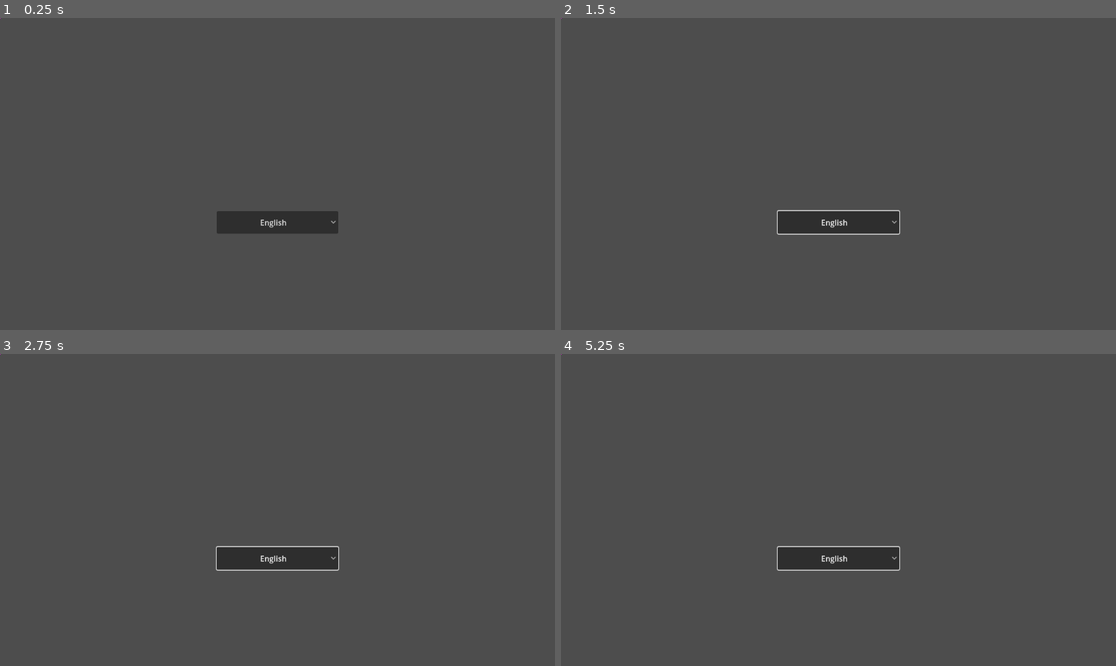
Above: before the commit, frames 1-4 (two rows, left to right).
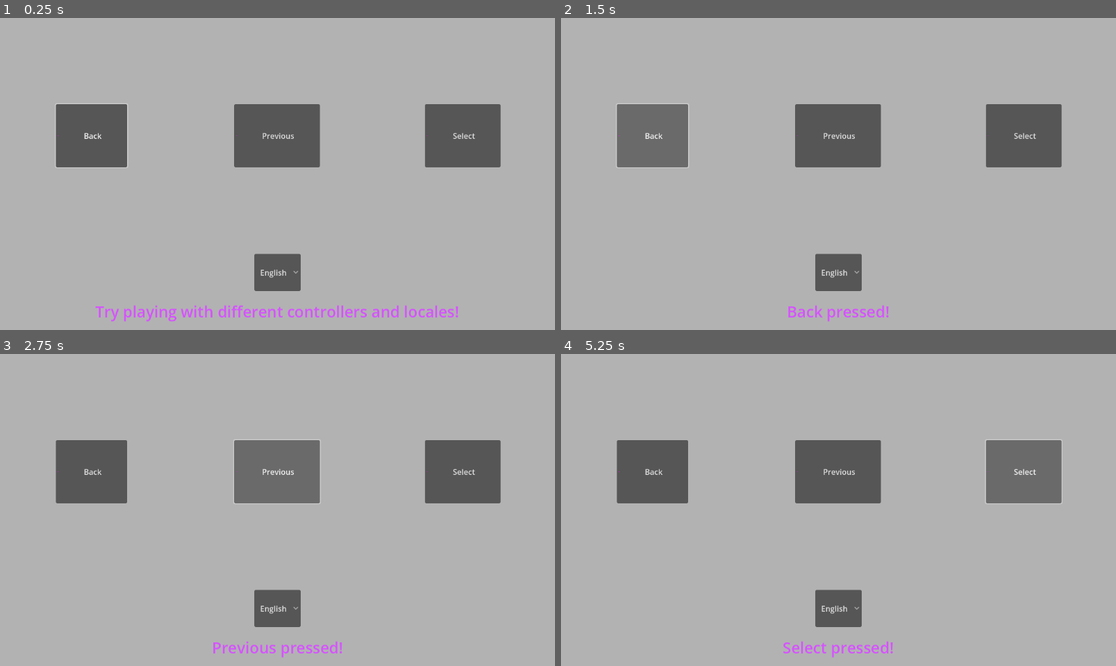
Above: after the commit, the same moments.

Repository: TechnoPorg/KeyPromptTexture
Game: Godot game, scene res://demo/demo_main.tscn
Same seed, same stepped clock (60 frames per second), same inputs: the game is played once before the commit and once after it.
Inputs (mouse positions are in pixels of both pictures, inside the frame that each line leads up to):
- Up to frame 1 (0.25 s): no input
- Up to frame 2 (1.5 s): click "English" at 0.5 s; click (649, 136) at 1.25 s, where only the run after the commit has a clickable "Back"
- Up to frame 3 (2.75 s): click (277, 472) at 2 s, where only the run after the commit has a clickable "Previous"
- Up to frame 4 (5.25 s): click (1021, 472) at 2.75 s, where only the run after the commit has a clickable "Select"; click "English" at 3.5 s; click (838, 472) at 4.25 s, where only the run after the commit has a clickable "Previous"; click (1021, 472) at 5 s, where only the run after the commit has a clickable "Select"

The runs differ from the first frame. In frame 1, 91% of the frame differs, in the area x 0-100%, y 0-100%; in frame 2, 93%; in frame 3, 94%; in frame 4, 93%.

Commit message:
Add working demo
This has 3 basic buttons with the default prompt icons shipped in the plugin.
It also demonstrates basic localization remapping.

Diff:
--- a/demo/demo_main.gd
+++ b/demo/demo_main.gd
@@ -1,9 +1,31 @@
 extends Control
 
-# Called when the node enters the scene tree for the first time.
+const BUTTON_PRESSED_TEXT = "%s pressed!"
+
 func _ready():
-	pass
+	%Back.grab_focus()
+	%Back.pressed.connect(%Info.set_text.bind(BUTTON_PRESSED_TEXT % "Back"))
+	%Previous.pressed.connect(%Info.set_text.bind(BUTTON_PRESSED_TEXT % "Previous"))
+	%Select.pressed.connect(%Info.set_text.bind(BUTTON_PRESSED_TEXT % "Select"))
 
-# Called every frame. 'delta' is the elapsed time since the previous frame.
-func _process(delta):
-	pass
+func _input(event : InputEvent):
+	if event is InputEventJoypadButton and event.pressed:
+		match(event.button_index):
+			JOY_BUTTON_BACK:
+				%Back.grab_focus()
+				%Back.emit_signal(&"pressed")
+			JOY_BUTTON_LEFT_SHOULDER:
+				%Previous.grab_focus()
+				%Previous.emit_signal(&"pressed")
+			JOY_BUTTON_A:
+				%Select.grab_focus()
+				%Select.emit_signal(&"pressed")
+
+func change_locale(idx : int):
+	match(idx):
+		0:
+			TranslationServer.set_locale("en")
+		1:
+			TranslationServer.set_locale("de")
+		2:
+			TranslationServer.set_locale("zh")
--- a/demo/demo_main.tscn
+++ b/demo/demo_main.tscn
@@ -1,13 +1,29 @@
-[gd_scene load_steps=4 format=3 uid="uid://bw11oonun65fd"]
+[gd_scene load_steps=7 format=3 uid="uid://bw11oonun65fd"]
 
 [ext_resource type="Script" path="res://demo/demo_main.gd" id="1_6n0kj"]
 [ext_resource type="Script" path="res://addons/key_prompt_texture/key_prompt_texture.gd" id="2_mlsfy"]
 
-[sub_resource type="Texture2D" id="Texture2D_885g8"]
+[sub_resource type="Texture2D" id="Texture2D_42ltb"]
 resource_local_to_scene = false
 resource_name = ""
 script = ExtResource("2_mlsfy")
-button = 14
+button = 4
+
+[sub_resource type="Texture2D" id="Texture2D_rvbts"]
+resource_local_to_scene = false
+resource_name = ""
+script = ExtResource("2_mlsfy")
+button = 9
+
+[sub_resource type="Texture2D" id="Texture2D_uo3wn"]
+resource_local_to_scene = false
+resource_name = ""
+script = ExtResource("2_mlsfy")
+button = 0
+
+[sub_resource type="LabelSettings" id="LabelSettings_ubaw8"]
+font_size = 32
+font_color = Color(0.839216, 0.32549, 1, 1)
 
 [node name="demo_main" type="Control"]
 layout_mode = 3
@@ -18,31 +34,64 @@
 grow_vertical = 2
 script = ExtResource("1_6n0kj")
 
-[node name="VSplitContainer" type="VSplitContainer" parent="."]
+[node name="Split" type="VSplitContainer" parent="."]
 layout_mode = 1
 anchors_preset = 15
 anchor_right = 1.0
 anchor_bottom = 1.0
 grow_horizontal = 2
 grow_vertical = 2
+split_offset = 490
 dragger_visibility = 2
 
-[node name="HBoxContainer" type="HBoxContainer" parent="VSplitContainer"]
+[node name="Buttons Vertical" type="VBoxContainer" parent="Split"]
+layout_mode = 2
+alignment = 1
+
+[node name="Buttons Horizontal" type="HBoxContainer" parent="Split/Buttons Vertical"]
 layout_mode = 2
 
-[node name="TextureRect" type="TextureRect" parent="VSplitContainer/HBoxContainer"]
+[node name="Back" type="Button" parent="Split/Buttons Vertical/Buttons Horizontal"]
+unique_name_in_owner = true
+custom_minimum_size = Vector2(148, 131)
 layout_mode = 2
-texture = SubResource("Texture2D_885g8")
+size_flags_horizontal = 6
+focus_neighbor_left = NodePath("../Select")
+focus_neighbor_right = NodePath("../Previous")
+focus_neighbor_bottom = NodePath("../../../MarginContainer/Language Picker")
+text = "Back"
+icon = SubResource("Texture2D_42ltb")
 
-[node name="MarginContainer" type="MarginContainer" parent="VSplitContainer"]
+[node name="Previous" type="Button" parent="Split/Buttons Vertical/Buttons Horizontal"]
+unique_name_in_owner = true
+custom_minimum_size = Vector2(178, 131)
 layout_mode = 2
-theme_override_constants/margin_left = 450
-theme_override_constants/margin_top = 400
-theme_override_constants/margin_right = 450
-theme_override_constants/margin_bottom = 200
+size_flags_horizontal = 6
+focus_neighbor_left = NodePath("../Back")
+focus_neighbor_right = NodePath("../Select")
+focus_neighbor_bottom = NodePath("../../../MarginContainer/Language Picker")
+text = "Previous"
+icon = SubResource("Texture2D_rvbts")
 
-[node name="Language Picker" type="OptionButton" parent="VSplitContainer/MarginContainer"]
+[node name="Select" type="Button" parent="Split/Buttons Vertical/Buttons Horizontal"]
+unique_name_in_owner = true
+custom_minimum_size = Vector2(157, 131)
 layout_mode = 2
+size_flags_horizontal = 6
+focus_neighbor_left = NodePath("../Previous")
+focus_neighbor_right = NodePath("../Back")
+focus_neighbor_bottom = NodePath("../../../MarginContainer/Language Picker")
+text = "Select"
+icon = SubResource("Texture2D_uo3wn")
+
+[node name="MarginContainer" type="VBoxContainer" parent="Split"]
+layout_mode = 2
+
+[node name="Language Picker" type="OptionButton" parent="Split/MarginContainer"]
+layout_mode = 2
+size_flags_horizontal = 4
+size_flags_vertical = 3
+focus_neighbor_top = NodePath("../../Buttons Vertical/Buttons Horizontal/Back")
 alignment = 1
 item_count = 3
 selected = 0
@@ -52,3 +101,13 @@
 popup/item_1/id = 1
 popup/item_2/text = "中文"
 popup/item_2/id = 2
+
+[node name="Info" type="Label" parent="Split/MarginContainer"]
+unique_name_in_owner = true
+layout_mode = 2
+size_flags_vertical = 6
+text = "Try playing with different controllers and locales!"
+label_settings = SubResource("LabelSettings_ubaw8")
+horizontal_alignment = 1
+
+[connection signal="item_selected" from="Split/MarginContainer/Language Picker" to="." method="change_locale"]
--- a/demo/new_texture_2d.tres
+++ /dev/null
@@ -1,18 +0,0 @@
-[gd_resource type="Texture2D" script_class="KeyPromptTexture" load_steps=6 format=3 uid="uid://cy1vms4lv3022"]
-
-[ext_resource type="Texture2D" uid="uid://6p07xq8psqrc" path="res://addons/key_prompt_texture/textures/JOY_BUTTON_0/Xbox.png" id="1_5mhwx"]
-[ext_resource type="Script" path="res://addons/key_prompt_texture/key_prompt_texture.gd" id="1_b7qnr"]
-[ext_resource type="Texture2D" uid="uid://chd3msllx8xgd" path="res://addons/key_prompt_texture/textures/JOY_BUTTON_0/PlayStation.png" id="2_6vncx"]
-[ext_resource type="Texture2D" uid="uid://c5nie4dcwt2xc" path="res://addons/key_prompt_texture/textures/JOY_BUTTON_0/Switch.png" id="3_n5tom"]
-[ext_resource type="Texture2D" uid="uid://c0hm5bdkl8ljt" path="res://addons/key_prompt_texture/textures/JOY_BUTTON_0/Steam Deck.png" id="4_hqqj3"]
-
-[resource]
-resource_local_to_scene = false
-resource_name = ""
-script = ExtResource("1_b7qnr")
-_textures = {
-"PlayStation": ExtResource("2_6vncx"),
-"Steam Deck": ExtResource("4_hqqj3"),
-"Switch": ExtResource("3_n5tom"),
-"Xbox": ExtResource("1_5mhwx")
-}
--- a/project.godot
+++ b/project.godot
@@ -17,3 +17,24 @@
 [editor_plugins]
 
 enabled=PackedStringArray("res://addons/key_prompt_texture/plugin.cfg")
+
+[internationalization]
+
+locale/translation_remaps={
+"res://addons/key_prompt_texture/textures/JOY_BUTTON_0/PlayStation.png": PackedStringArray("res://demo/assets/DE.png:de", "res://demo/assets/ZH.png:zh"),
+"res://addons/key_prompt_texture/textures/JOY_BUTTON_0/Steam Deck.png": PackedStringArray("res://demo/assets/DE.png:de", "res://demo/assets/ZH.png:zh"),
+"res://addons/key_prompt_texture/textures/JOY_BUTTON_0/Switch.png": PackedStringArray("res://demo/assets/DE.png:de", "res://demo/assets/ZH.png:zh"),
+"res://addons/key_prompt_texture/textures/JOY_BUTTON_0/Xbox.png": PackedStringArray("res://demo/assets/DE.png:de", "res://demo/assets/ZH.png:zh"),
+"res://addons/key_prompt_texture/textures/JOY_BUTTON_4/PlayStation.png": PackedStringArray("res://demo/assets/DE.png:de", "res://demo/assets/ZH.png:zh"),
+"res://addons/key_prompt_texture/textures/JOY_BUTTON_4/Steam Deck.png": PackedStringArray("res://demo/assets/DE.png:de", "res://demo/assets/ZH.png:zh"),
+"res://addons/key_prompt_texture/textures/JOY_BUTTON_4/Switch.png": PackedStringArray("res://demo/assets/DE.png:de", "res://demo/assets/ZH.png:zh"),
+"res://addons/key_prompt_texture/textures/JOY_BUTTON_4/Xbox.png": PackedStringArray("res://demo/assets/DE.png:de", "res://demo/assets/ZH.png:zh"),
+"res://addons/key_prompt_texture/textures/JOY_BUTTON_9/PlayStation.png": PackedStringArray("res://demo/assets/DE.png:de", "res://demo/assets/ZH.png:zh"),
+"res://addons/key_prompt_texture/textures/JOY_BUTTON_9/Steam Deck.png": PackedStringArray("res://demo/assets/DE.png:de", "res://demo/assets/ZH.png:zh"),
+"res://addons/key_prompt_texture/textures/JOY_BUTTON_9/Switch.png": PackedStringArray("res://demo/assets/DE.png:de", "res://demo/assets/ZH.png:zh"),
+"res://addons/key_prompt_texture/textures/JOY_BUTTON_9/Xbox.png": PackedStringArray("res://demo/assets/DE.png:de", "res://demo/assets/ZH.png:zh")
+}
+
+[rendering]
+
+environment/defaults/default_clear_color=Color(0.698039, 0.698039, 0.698039, 1)
Not shown, added: addons/key_prompt_texture/textures/JOY_BUTTON_5/PlayStation.png.import
Not shown, added: addons/key_prompt_texture/textures/JOY_BUTTON_5/Xbox.png.import
Binary file added: demo/assets/DE.png
Not shown, added: demo/assets/DE.png.import
Binary file added: demo/assets/ZH.png
Not shown, added: demo/assets/ZH.png.import
